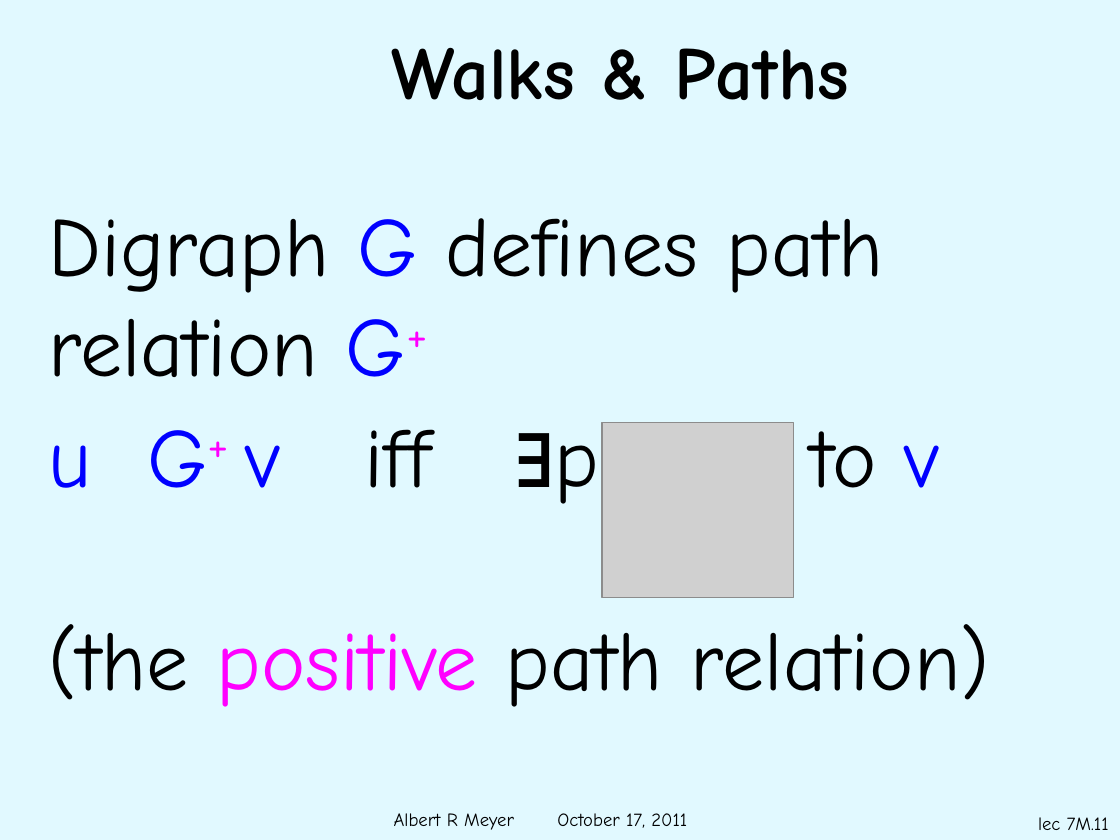
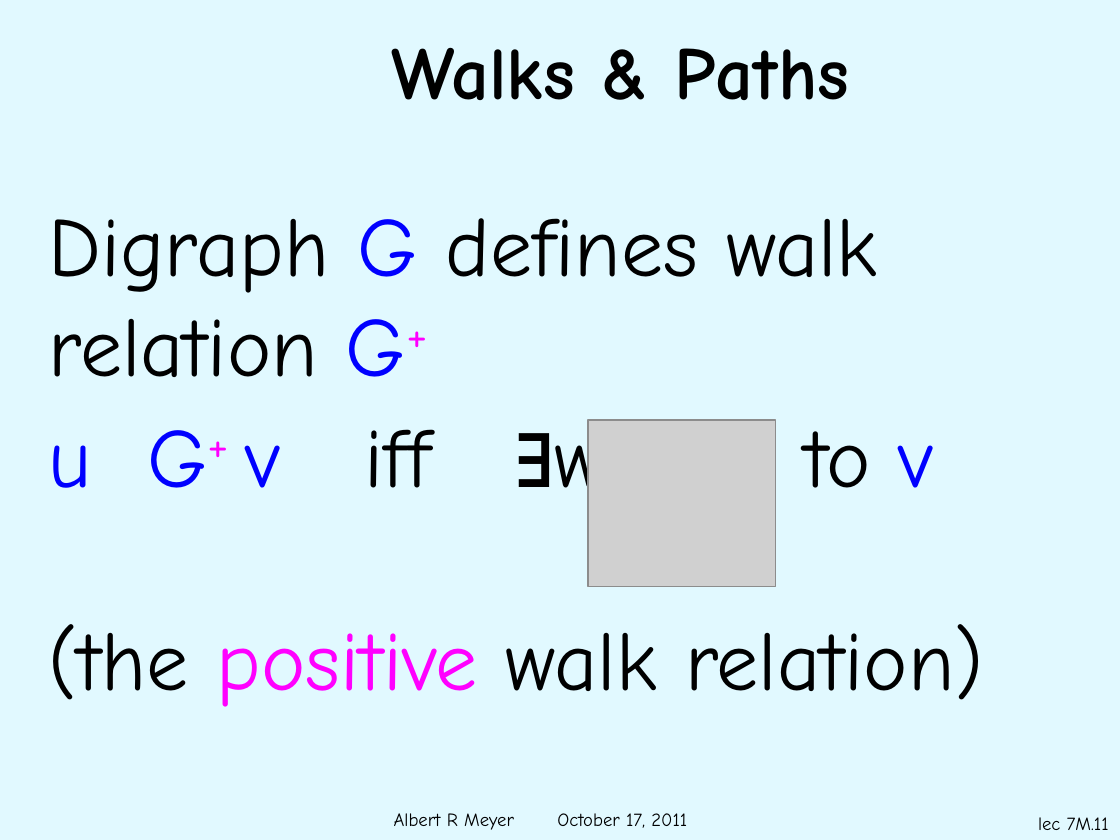
Before and after one commit to armeyer/mcs_web, a slide deck: slide 11 of fall11/slidesF11/slides7m.pptx. Drawn at 1120x840 pixels with LibreOffice and Linux fonts; fonts in the diff are those of the drawing; grey boxes stand for pictures; background and template pictures are left out. Boxes give left, top, right and bottom in pixels: in the first picture for what was removed or moved away, otherwise in the second. Text is boxed around its words. In the diff, an @@ line names an element or a change of style, - is before the commit and + after.

Commit message:
typo slides7m

```diff
--- a/fall11/slidesF11/slides7m.pptx
+++ b/fall11/slidesF11/slides7m.pptx
@@ text at bbox=[48, 218, 877, 293]: text changed @@
-Digraph G defines path
+Digraph G defines walk
@@ text at bbox=[48, 414, 984, 707]: text changed @@
-u G+ v iff ∃path u to v
-(the positive path relation)
+u G+ v iff ∃walk u to v
+(the positive walk relation)
@@ picture: place and size @@
-picture at bbox=[603, 422, 794, 597]
+picture at bbox=[588, 420, 775, 587]
```
Also in this commit, not shown: 2 other slides changed, 1 slide added, 15 slides removed.
